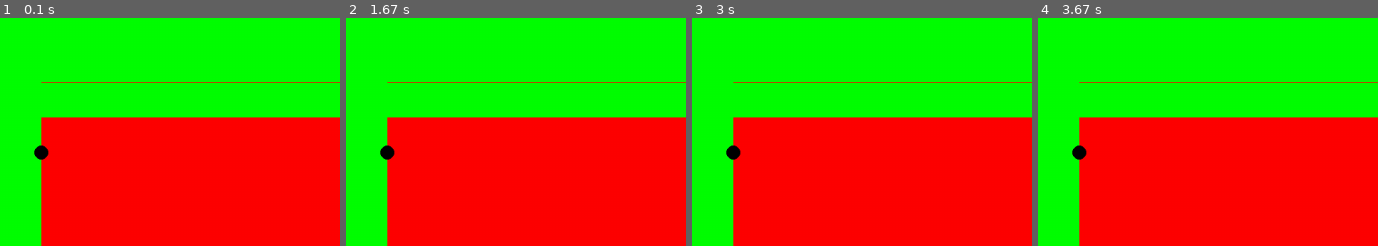
Above: before the commit, frames 1-4 (left to right).
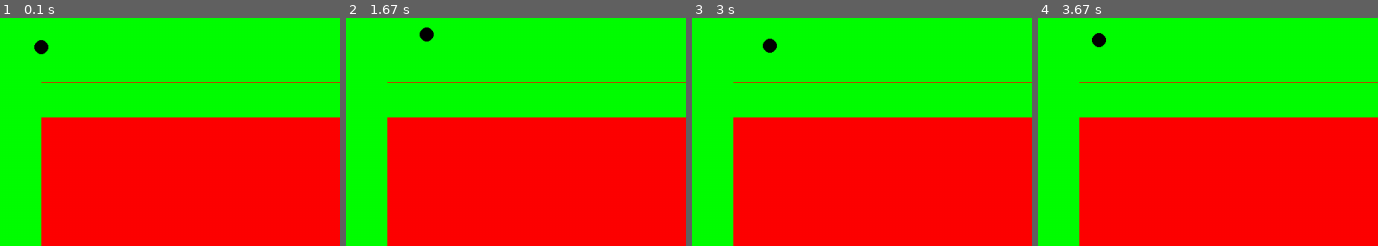
Above: after the commit, the same moments.

Repository: mochinekoo/PyGame_Test
Game: pygame game, started from main.py
Same seed, same stepped clock (60 frames per second), same inputs: the game is played once before the commit and once after it.
Inputs:
- Up to frame 1 (0.1 s): no input
- Up to frame 2 (1.67 s): hold 0 0.33-0.8 s; hold D 0.33-0.8 s; hold D 0.83-1.3 s; hold W 1.33-1.63 s
- Up to frame 3 (3 s): hold D 1.67-2.13 s; hold A 2.17-2.7 s; hold S from 2.73 s (still down)
- Up to frame 4 (3.67 s): release S at 3.03 s; hold A 3.07-3.47 s; hold W from 3.5 s (still down)
The pictures show only the part of the screen within x 0-50%, y 0-50%; the shares and areas given below are measured in that part.

The runs differ from the first frame. In frame 1, 0.4% of the frame differs, in the area x 10-15%, y 9-63%; in frame 2, 0.4%; in frame 3, 0.4%; in frame 4, 0.4%, in the area x 10-20%, y 6-63%.

Commit message:
[add] キーを押したら物が動くようになりました

Diff:
--- a/main.py
+++ b/main.py
@@ -1,45 +1,39 @@
 import pygame
 import sys
+from pygame import Vector2
 
 keyFlag = False
+location = Vector2(100, 50)
+vector = Vector2(1, 0)
 
 def initGame():
     global keyFlag
+    global font
     # 初期化
     pygame.init()
     global screen
     screen = pygame.display.set_mode((1280, 720))
+    font = pygame.font.Font("F:\\Users\\user\\AppData\\Local\\Microsoft\\Windows\\Fonts\\ロゴたいぷゴシック.otf", 40)
     pygame.display.set_caption("テストゲームだよ")
     screen.fill((0, 255, 0))
     runGame()
 
 def runGame():
-    global keyFlag
+    clock = pygame.time.Clock()
     # ゲーム
     while True:
+        clock.tick(60)
         screen.fill((0, 255, 0))
         update()
         draw()
-        for event in pygame.event.get():
-            if event.type == pygame.QUIT:
-                pygame.quit()
-                sys.exit(0)
-
-            if event.type == pygame.KEYDOWN:
-                if event.key == pygame.K_0:
-                    keyFlag = True
-
-            if event.type == pygame.KEYUP:
-                if event.key == pygame.K_0:
-                    keyFlag = False
         pygame.display.flip()
 
 def draw():
+    global font
     pygame.draw.line(screen, (255, 0, 0), (100, 100), (1000, 101)) # 線
     pygame.draw.rect(screen, (255, 0, 0), (100, 150, 500, 500)) # 四角形
-    pygame.draw.circle(screen, (0, 0, 0), (100, 200), 10) # 円
+    pygame.draw.circle(surface=screen, color=(0, 0, 0), center=location, radius=10) # 円
 
-    font = pygame.font.Font("F:\\Users\\user\\AppData\\Local\\Microsoft\\Windows\\Fonts\\ロゴたいぷゴシック.otf", 40)
     text = font.render("ああ", True, (0, 0, 0))
     screen.blit(text, (600, 300)) # テキスト
 
@@ -47,7 +41,28 @@
         screen.blit(font.render("押されてます", True, (0,0,0)), (50, 50))
 
 def update():
-    pass
+    global keyFlag
+
+    keys = pygame.key.get_pressed()
+
+    if keys[pygame.K_0]:
+        keyFlag = True
+    if keys[pygame.K_d]:
+        location.x += vector.x
+    if keys[pygame.K_a]:
+        location.x -= vector.x
+    if keys[pygame.K_w]:
+        location.y -= vector.x
+    if keys[pygame.K_s]:
+        location.y += vector.x
+
+    for event in pygame.event.get():
+        if event.type == pygame.QUIT:
+            pygame.quit()
+            sys.exit(0)
+        if event.type == pygame.KEYUP:
+            if event.key == pygame.K_0:
+                keyFlag = False
 
 if __name__ == '__main__':
     initGame()
